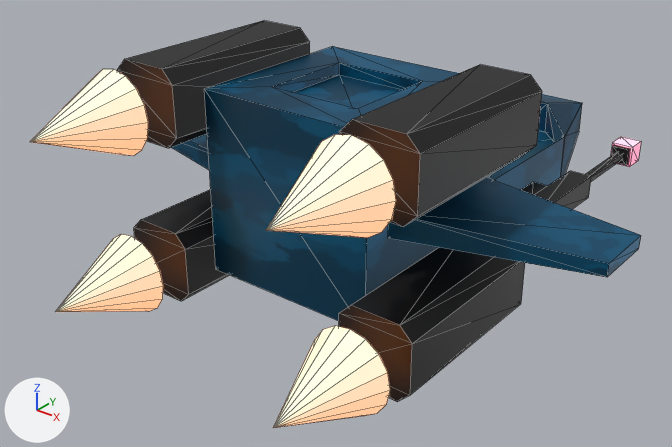
An edit to the glTF model dist/models/ship.glb, drawn before and after from the same camera.
One viewpoint serves both versions: a camera (50 mm lens) standing at (2.06, -3.02, 1.86) and looking at (-0.1, -0.32, 0.18). Arrows for +X, +Y and +Z are at lower left; the lights stay in place. Mesh edges are drawn as thin lines. Where no turn or scale is listed for an object, it has been applied to the vertices. Vertices at the same position are counted once.

The first picture shows 'ship', 'ship-engines', 'ship-glow.001', 'ship-glow.003', 'ship-glow.005', 'ship-glow.007', 'ship-guns'.
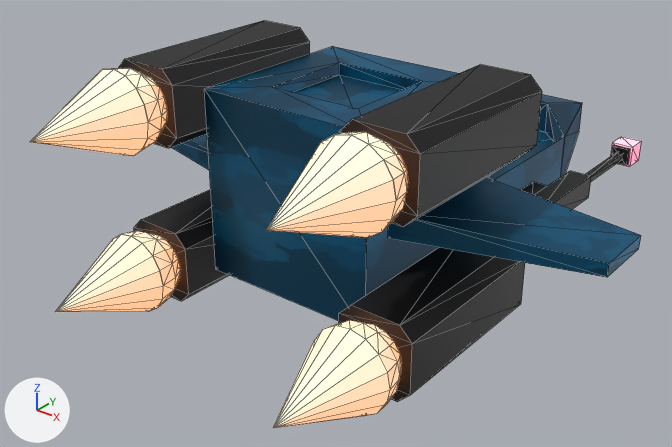
What the commit changed:
me_sphere_002 is used by ob_ship_glow_001; location (0.525, -1.052, 0.112).
me_sphere_002 had 17 vertices, 16 faces and spanned x -0.16..0.16, y -0.347..0.022, z -0.16..0.16.
me_sphere_002 now has 65 vertices, 94 faces and spans x -0.16..0.16, y -0.347..0.152, z -0.16..0.16.
me_sphere_002 part 2: a new loose piece of 48 vertices spanning x -0.16..0.16, y 0.022..0.152, z -0.16..0.16, in mat_material_010 (white #ffffff).
me_sphere_004 is used by ob_ship_glow_003; location (-0.525, -1.052, 0.762).
me_sphere_004 had 17 vertices, 16 faces and spanned x -0.16..0.16, y -0.347..0.022, z -0.16..0.16.
me_sphere_004 now has 65 vertices, 94 faces and spans x -0.16..0.16, y -0.347..0.152, z -0.16..0.16.
me_sphere_004 part 3: a new loose piece of 48 vertices spanning x -0.16..0.16, y 0.022..0.152, z -0.16..0.16, in mat_material_010 (white #ffffff).
me_sphere_006 is used by ob_ship_glow_005; location (0.525, -1.052, 0.762).
me_sphere_006 had 17 vertices, 16 faces and spanned x -0.16..0.16, y -0.347..0.022, z -0.16..0.16.
me_sphere_006 now has 65 vertices, 94 faces and spans x -0.16..0.16, y -0.347..0.152, z -0.16..0.16.
me_sphere_006 part 4: a new loose piece of 48 vertices spanning x -0.16..0.16, y 0.022..0.152, z -0.16..0.16, in mat_material_010 (white #ffffff).
me_sphere_008 is used by ob_ship_glow_007; location (-0.525, -1.052, 0.112).
me_sphere_008 had 17 vertices, 16 faces and spanned x -0.16..0.16, y -0.347..0.022, z -0.16..0.16.
me_sphere_008 now has 65 vertices, 94 faces and spans x -0.16..0.16, y -0.347..0.152, z -0.16..0.16.
me_sphere_008 part 1: a new loose piece of 48 vertices spanning x -0.16..0.16, y 0.022..0.152, z -0.16..0.16, in mat_material_010 (white #ffffff).

What differs and where, as boxes [x1, y1, x2, y2] in the pictures (672 x 447 px):
'ship-glow.005', reshaped (10% wider): before [266, 135, 396, 238]; after [266, 132, 409, 238]
'ship-glow.001', reshaped (10% wider): before [273, 326, 390, 428]; after [273, 320, 402, 428]
'ship-glow.003', reshaped (16% wider): before [30, 69, 148, 156]; after [30, 68, 167, 156]
'ship-glow.007', reshaped (17% wider): before [56, 234, 163, 312]; after [56, 231, 181, 312]
part 1 of me_sphere_008, added: after [122, 231, 181, 307]
part 2 of me_sphere_002, added: after [326, 320, 402, 403]
part 3 of me_sphere_004, added: after [114, 68, 167, 151]
part 4 of me_sphere_006, added: after [335, 132, 409, 228]
